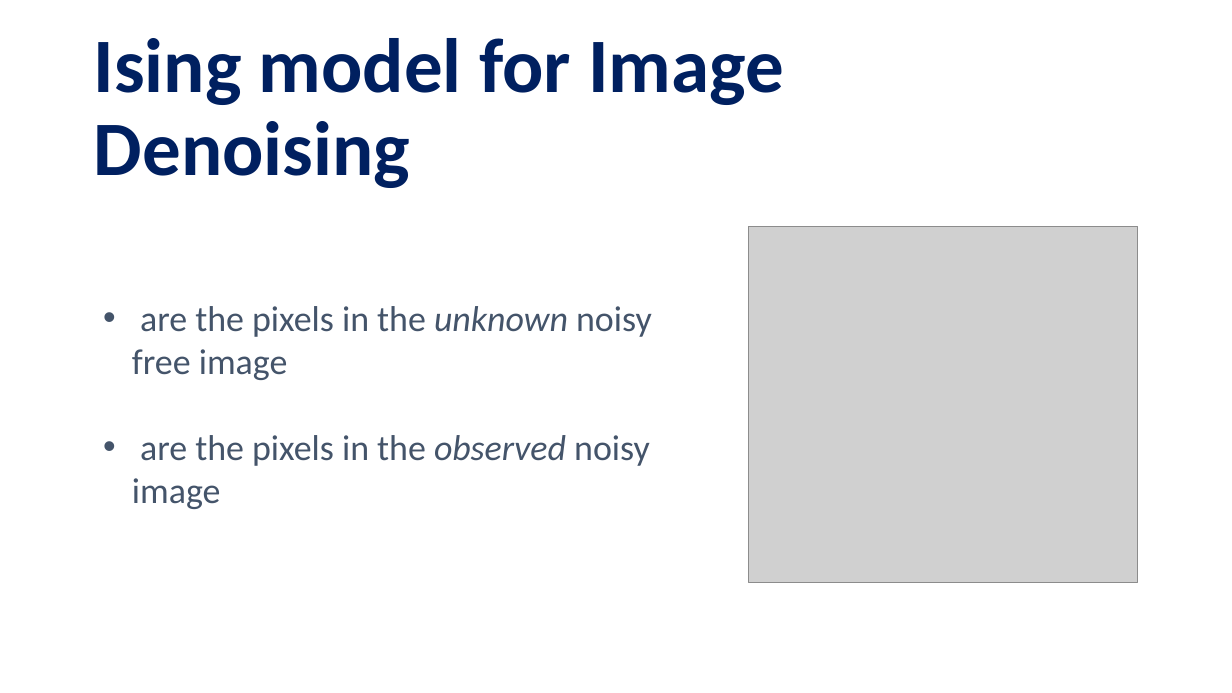
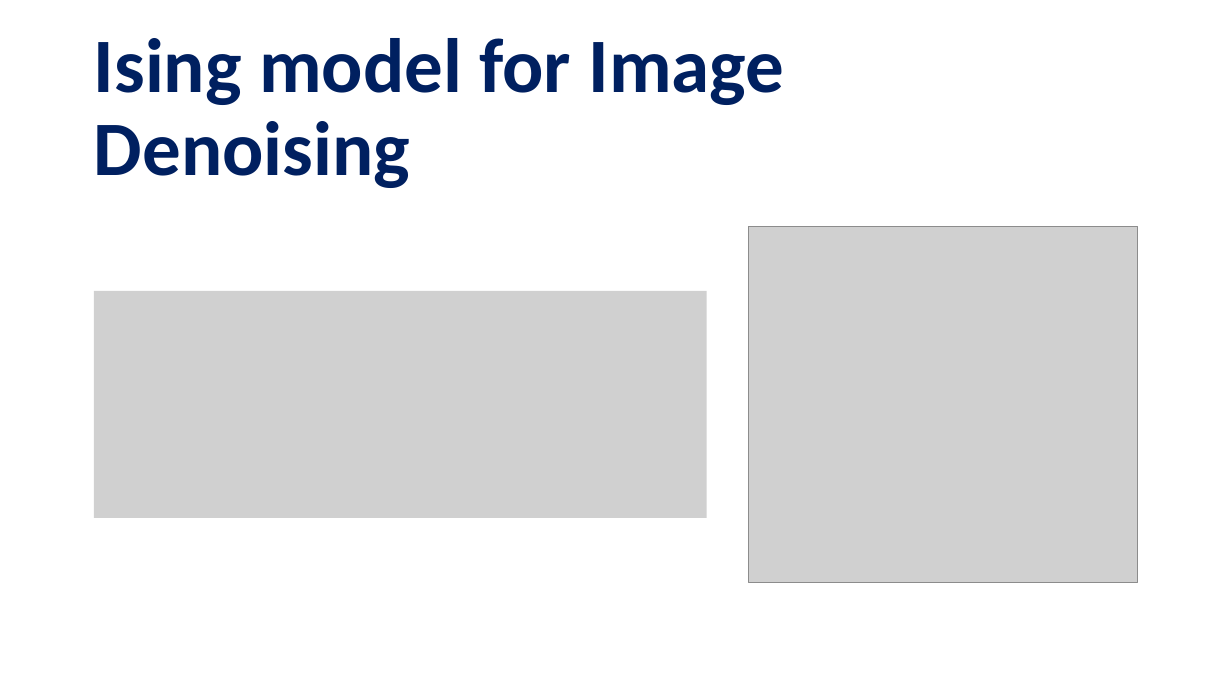
Before and after one commit to pettepiero/Ising-image-denoising, a slide deck: slide 4 of pml.pptm (slide 5 before the commit). Drawn at 1232x693 pixels with LibreOffice and Linux fonts; fonts in the diff are those of the drawing; grey boxes stand for pictures. Boxes give left, top, right and bottom in pixels: in the first picture for what was removed or moved away, otherwise in the second. Text is boxed around its words. In the diff, an @@ line names an element or a change of style, - is before the commit and + after.

```diff
--- a/pml.pptm
+++ b/pml.pptm
@@ picture added at box(94, 291, 707, 518) @@
@@ text removed at box(132, 306, 652, 509) @@
-• are the pixels in the unknown noisy free image
-• are the pixels in the observed noisy image
```
Also in this commit, not shown: 5 other slides changed, 11 slides added, 15 slides removed.
